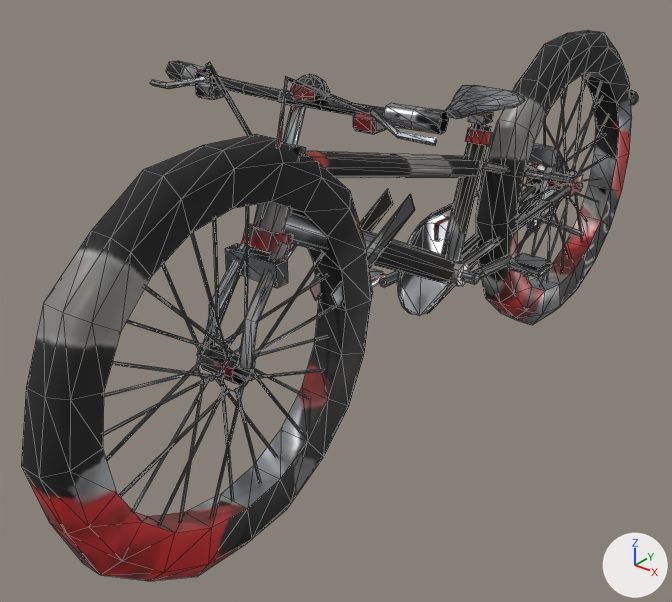
Two versions of the glTF model nostalgia/assets3d/hercules_cycle.glb, one commit apart.
Rendered twice from a 50 mm lens placed at (7.31, -11.47, 8.46), pointed at (-0.88, -1.23, 2.11). Lighting does not change. The marker at lower right points along +X, +Y and +Z. The older version comes first. Mesh edges are drawn as thin lines. Vertices at exactly the same position are counted once.

Before the edit, the objects in view are built like this:
```python
me_hercules_cycle = bpy.data.meshes.new('hercules_cycle')
me_hercules_cycle.from_pydata(...)  # 1840 vertices, 2802 faces; spans x -2.21..2.21, y -7.32..7.54, z 0.0..6.27
me_hercules_cycle.materials.append(mat_m_hercules_cycle)
ob_hercules_cycle = bpy.data.objects.new('hercules_cycle', me_hercules_cycle)
ob_hercules_cycle.location = (0.0, 0.0, 0.0)
```
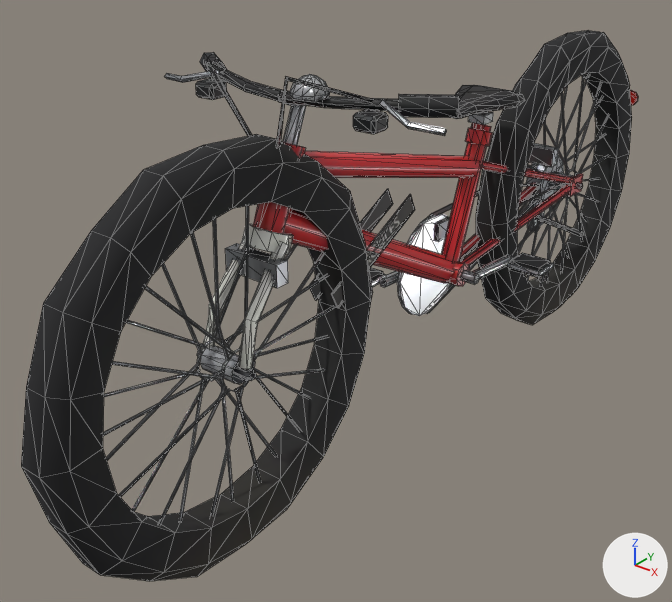
Pixel boxes [x1, y1, x2, y2] of what changed, in the pictures (672 x 602 px; the box of a moved part takes in the faces that stretch with it):
'hercules_cycle', reshaped, surface changed: [21, 30, 638, 581] in both
part 1 of me_hercules_cycle, moved or reshaped: before [383, 103, 449, 134]; after [398, 94, 459, 118]
part 2 of me_hercules_cycle, moved or reshaped: before [369, 109, 437, 146]; after [380, 100, 446, 136]
part 3 of me_hercules_cycle, moved or reshaped: before [166, 61, 208, 86]; after [200, 52, 227, 80]
part 4 of me_hercules_cycle, moved or reshaped: before [150, 76, 206, 89]; after [164, 70, 219, 82]
part 5 of me_hercules_cycle, moved or reshaped: before [196, 65, 442, 127]; after [210, 62, 399, 111]
part 6 of me_hercules_cycle, surface changed: before [28, 61, 638, 581]; after [28, 52, 638, 581]

Diff of the bpy script that builds the scene:
```diff
--- a/nostalgia/assets3d/hercules_cycle.glb.py
+++ b/nostalgia/assets3d/hercules_cycle.glb.py
@@ me_hercules_cycle @@
 # used by ob_hercules_cycle; location = (0.0, 0.0, 0.0)
-me_hercules_cycle.from_pydata(...)  # 1840 vertices, 2802 faces; spans x -2.21..2.21, y -7.32..7.54, z 0.0..6.27
+me_hercules_cycle.from_pydata(...)  # 1840 vertices, 2802 faces; spans x -2.18..2.18, y -7.32..7.54, z 0.0..6.27
+# me_hercules_cycle part 1: the loose piece of 18 vertices spanning x 1.43..2.12, y -3.34..-2.99, z 5.73..5.96 is turned 26.4 degrees about the z axis through its middle, then moved by (-0.08, 0.37, 0.05)
+# me_hercules_cycle part 2: the loose piece of 12 vertices spanning x 1.29..2.21, y -3.56..-3.28, z 5.68..5.9 is moved by (-0.03, 0.23, 0.05)
+# me_hercules_cycle part 3: the loose piece of 18 vertices spanning x -2.12..-1.43, y -3.34..-2.99, z 5.73..5.96 is turned -26.4 degrees about the z axis through its middle, then moved by (0.08, 0.37, 0.05)
+# me_hercules_cycle part 4: the loose piece of 12 vertices spanning x -2.21..-1.29, y -3.56..-3.28, z 5.68..5.9 is moved by (0.03, 0.23, 0.05)
+# me_hercules_cycle part 5: 42 of 1840 vertices moved; they spanned x -2.06..2.06, y -3.38..-3.06, z 5.78..5.91 and now span x -1.96..1.96, y -3.34..-2.59, z 5.8..5.96; mean shift (0.0, 0.24, 0.04); largest move (2.06, -3.2, 5.84) -> (1.96, -2.71, 5.89)
+# me_hercules_cycle part 6: texture (UV) coordinates of 2802 of 2802 faces, centred in x -2.07..2.07, y -7.25..7.54, z 0.02..6.15, changed; they spanned u 0.0..0.99, v 0.0..1.0 and now span u 0.0..1.0, v 0.0..0.99
 me_hercules_cycle.materials.append(mat_m_hercules_cycle)
```
